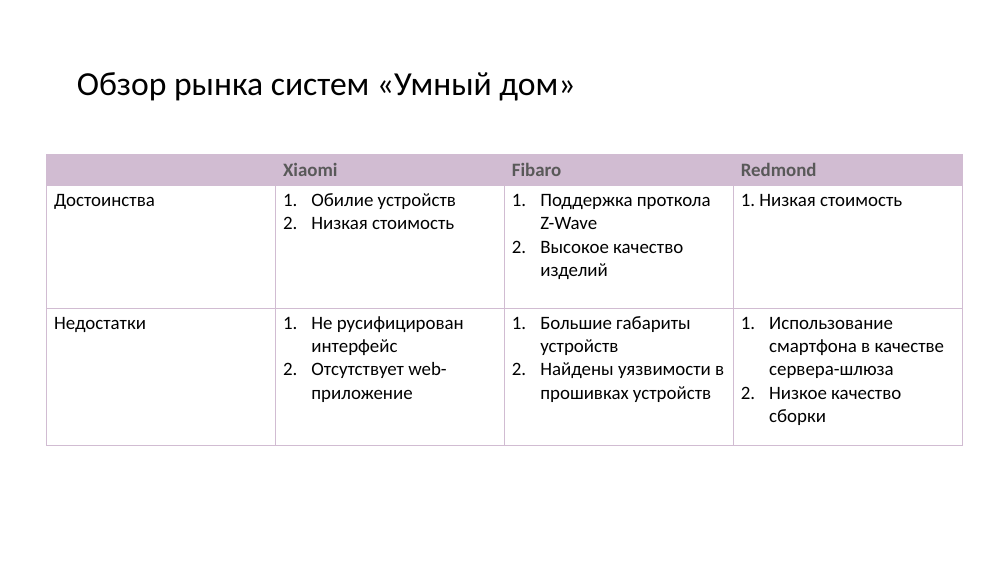
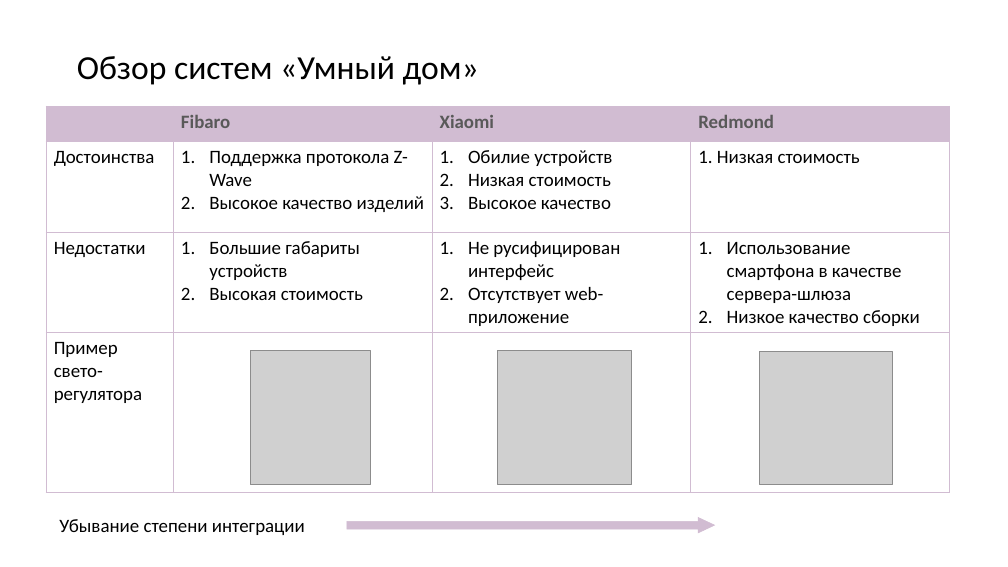
Before and after one commit to kaf3/dimmer, a slide deck: slide 4 of Презентация1.pptx (slide 5 before the commit). Drawn at 1008x567 pixels with LibreOffice and Linux fonts; fonts in the diff are those of the drawing; grey boxes stand for pictures. Boxes give left, top, right and bottom in pixels: in the first picture for what was removed or moved away, otherwise in the second. Text is boxed around its words. In the diff, an @@ line names an element or a change of style, - is before the commit and + after.

```diff
--- a/Презентация1.pptx
+++ b/Презентация1.pptx
@@ title at (77,56,479,85): text changed @@
-Обзор рынка систем «Умный дом»
+Обзор систем «Умный дом»
@@ table at (46,107,949,498) @@
-row 1:  | Xiaomi | Fibaro | Redmond
-row 2: Достоинства | Обилие устройств / Низкая стоимость | Поддержка проткола Z-Wave / Высокое качество изделий | 1. Низкая стоимость
-row 3: Недостатки | Не русифицирован интерфейс / Отсутствует web-приложение | Большие габариты устройств / Найдены уязвимости в прошивках устройств | Использование смартфона в качестве сервера-шлюза / Низкое качество сборки
+row 1:  | Fibaro | Xiaomi | Redmond
+row 2: Достоинства | Поддержка протокола Z-Wave / Высокое качество изделий | Обилие устройств / Низкая стоимость / Высокое качество | 1. Низкая стоимость
+row 3: Недостатки | Большие габариты устройств / Высокая стоимость | Не русифицирован интерфейс / Отсутствует web-приложение | Использование смартфона в качестве сервера-шлюза / Низкое качество сборки
+row 4: Пример свето-регулятора |  |  | 
@@ table: place and size @@
-table at (47,154,963,443)
+table at (46,107,949,498)
@@ picture added at (250,351,371,485) @@
@@ picture added at (498,351,631,485) @@
@@ picture added at (759,352,892,485) @@
@@ text added at (59,519,305,535), 18 pt, text #000000 @@
+Убывание степени интеграции
@@ right arrow added at (347,517,715,532), fill #D1BCD2, outline #D1BCD2 0.5 pt @@
```
Also in this commit, not shown: 2 other slides changed, 2 slides added, 1 other file.
